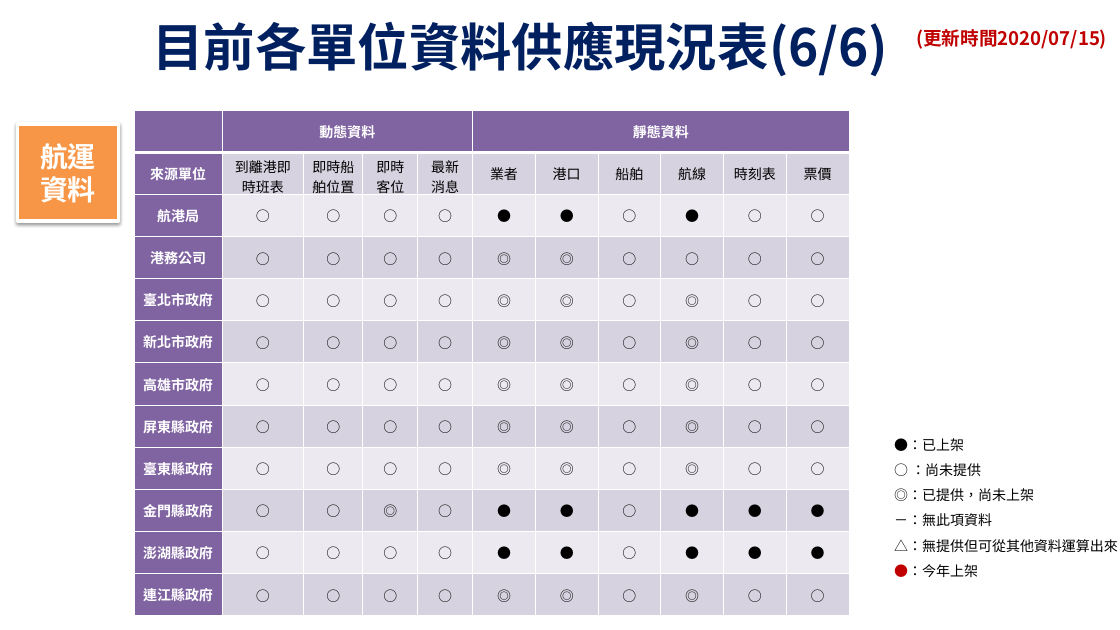
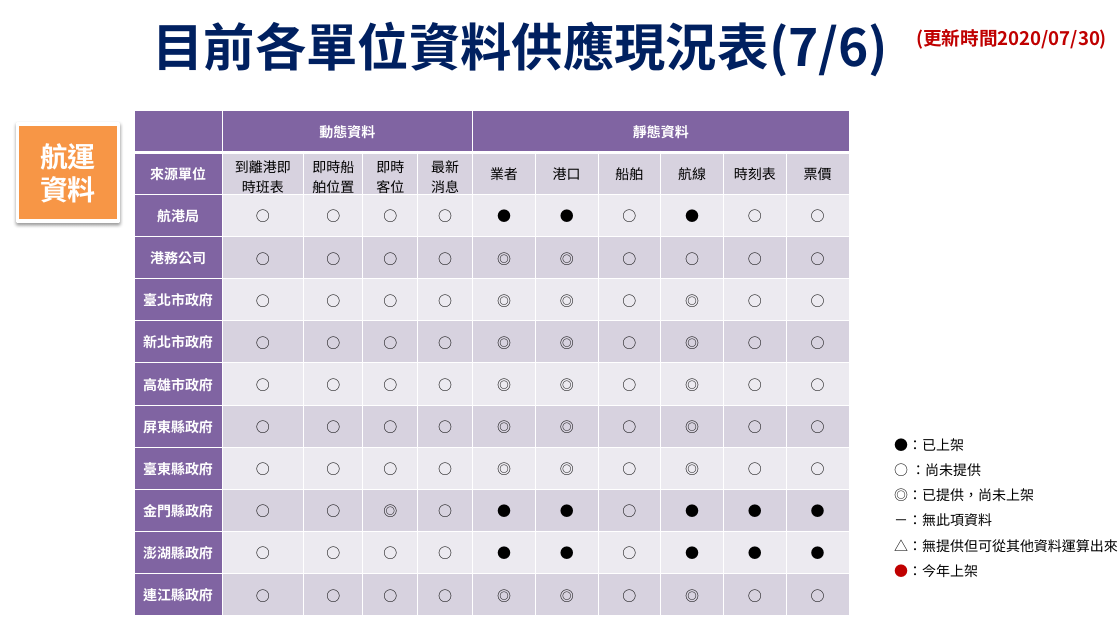
Before and after one commit to ptxmotc/data-provide-status, a slide deck: slide 7 of 各單位資料供應現況表.pptx (slide 6 before the commit). Drawn at 1120x630 pixels with LibreOffice and Linux fonts; fonts in the diff are those of the drawing; background and template pictures are left out. Boxes give left, top, right and bottom in pixels: in the first picture for what was removed or moved away, otherwise in the second. Text is boxed around its words. In the diff, an @@ line names an element or a change of style, - is before the commit and + after.

Commit message:
Add files via upload
北捷貓纜資料上架

```diff
--- a/各單位資料供應現況表.pptx
+++ b/各單位資料供應現況表.pptx
@@ text at [153, 21, 889, 77]: text changed @@
-目前各單位資料供應現況表(6/6)
+目前各單位資料供應現況表(7/6)
@@ text at [916, 29, 1107, 49]: text changed @@
-(更新時間2020/07/15)
+(更新時間2020/07/30)
```
Also in this commit, not shown: 5 other slides changed, 1 slide added, 1 other file.
